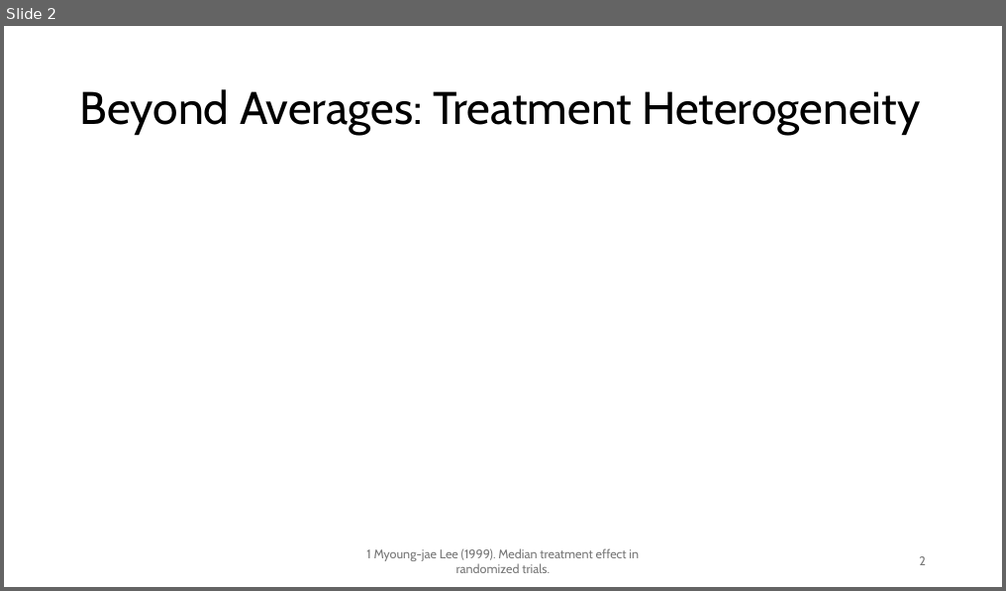
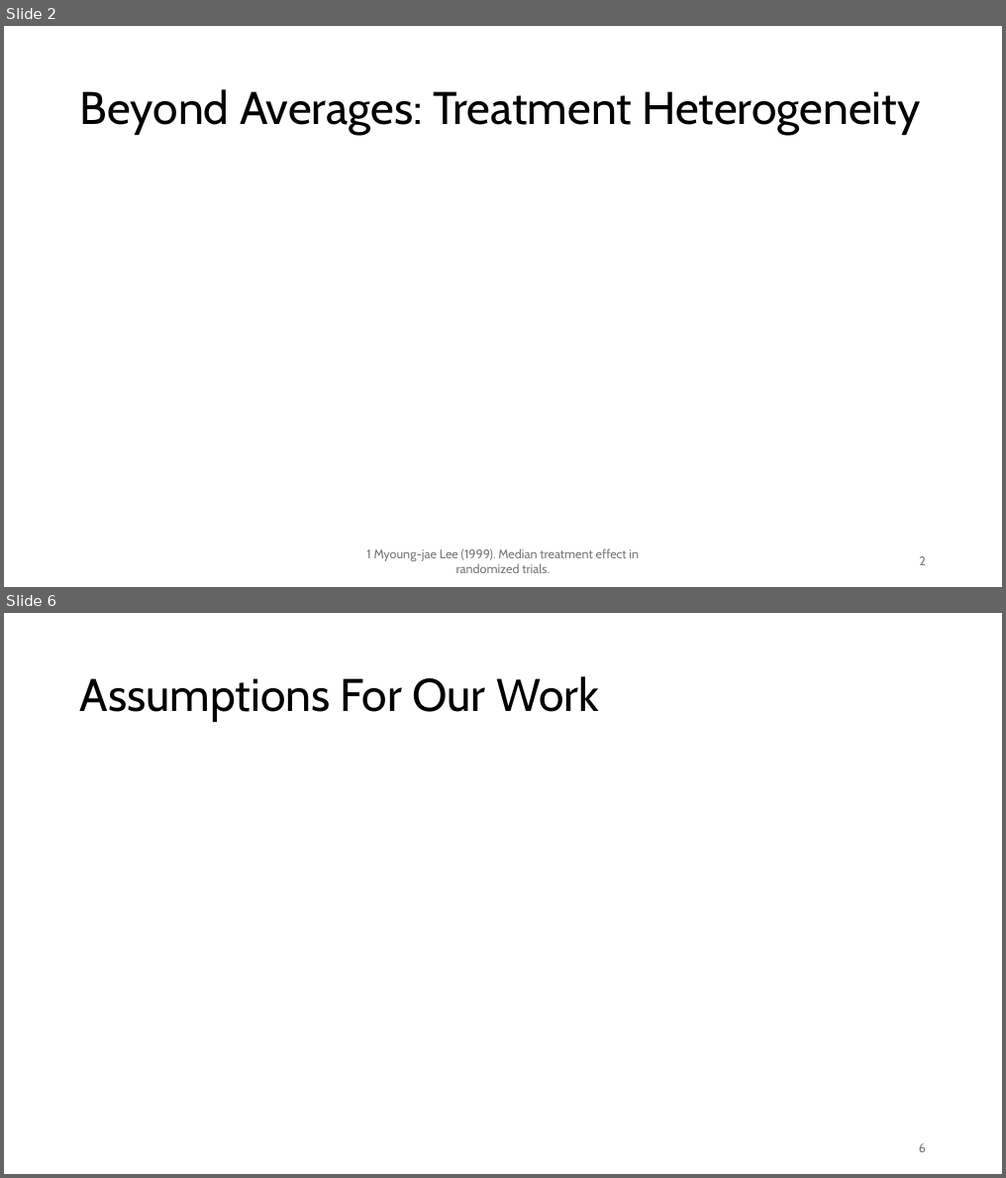
Before and after one commit to chasehmathis/dkw-ind-treat-effect, a slide deck: dkw-po-presentation.pptx. Shown one above the other, each under a label of ours: slide 2 before the commit, slides 2 and 6 after it; the slides between them are not shown. The pictures are 1006x591 and 1006x1178 pixels, drawn with LibreOffice and Linux fonts; fonts in the diff are those of the drawing; grey boxes stand for pictures. Boxes give left, top, right and bottom in pixels: in the first picture for what was removed or moved away, otherwise in the second. Text is boxed around its words. In the diff, an @@ line names an element or a change of style, - is before the commit and + after.

```diff
--- a/dkw-po-presentation.pptx
+++ b/dkw-po-presentation.pptx
@@ slide 6 added at [4, 613, 1002, 1174], background #FFFFFF @@
@@ title added at [80, 676, 599, 722], 44 pt, text #000000 @@
+Assumptions For Our Work
@@ page number added at [919, 1144, 926, 1153], 12 pt, text #797979 @@
+6
```
Also in this commit, not shown: 1 slide changed, 8 other slides added, 11 other files.
